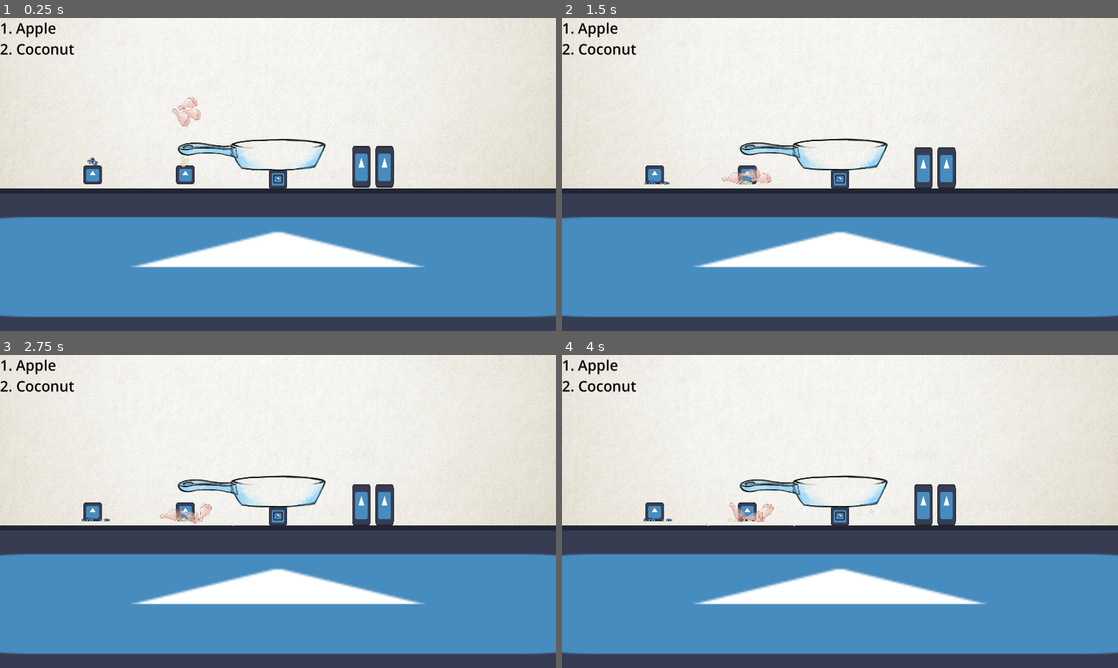
Above: before the commit, frames 1-4 (two rows, left to right).
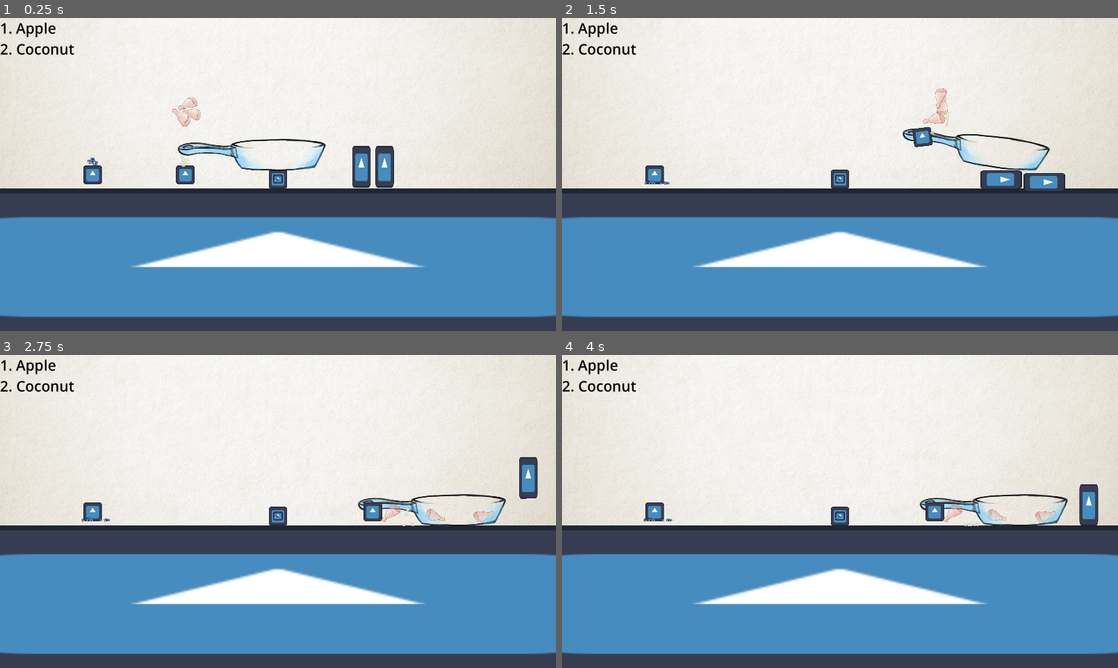
Above: after the commit, the same moments.

Repository: SAM2WOW/ProjectGrandma
Game: Godot game, scene res://levels/main.tscn
Same seed, same stepped clock (60 frames per second), same inputs: the game is played once before the commit and once after it. The engine's default icon, where the game draws it, is replaced by a stand-in: a white triangle on a blue panel in a dark square.
Inputs (mouse positions are in pixels of both pictures, inside the frame that each line leads up to):
- Up to frame 1 (0.25 s): no input
- Up to frame 2 (1.5 s): tap Enter (ui_accept) at 0.5 s; drag from (745, 177) to (895, 105) at 0.52 s; drag from (751, 180) to (812, 237) at 1.27 s
- Up to frame 3 (2.75 s): move the mouse to (183, 520) at 2.02 s; click (183, 520) at 2.17 s
- Up to frame 4 (4 s): drag from (745, 520) to (673, 464) at 2.77 s; drag from (745, 520) to (867, 511) at 3.52 s

The runs differ from the first frame. In frame 2, 3.9% of the frame differs, in the area x 28-91%, y 22-56%; in frame 3, 3.2%; in frame 4, 3.2%.
Error before the commit: Parse Error: Function "_on_mouse_entered()" not found in base Draggable. (res://scripts/liquidContainer.gd:75)

Commit message:
nice

Diff:
--- a/scripts/liquidContainer.gd
+++ b/scripts/liquidContainer.gd
@@ -71,11 +71,11 @@
 func _on_area_2d_input_event(viewport, event, shape_idx):
 	super._on_input_event(viewport, event, shape_idx);
 
-func _on_area_2d_mouse_entered():
-	super._on_mouse_entered();
-
-func _on_area_2d_mouse_exited():
-	super._on_mouse_exited();
+#func _on_area_2d_mouse_entered():
+	#super._on_mouse_entered();
+#
+#func _on_area_2d_mouse_exited():
+	#super._on_mouse_exited();
 
 
 func _on_body_entered(body):
